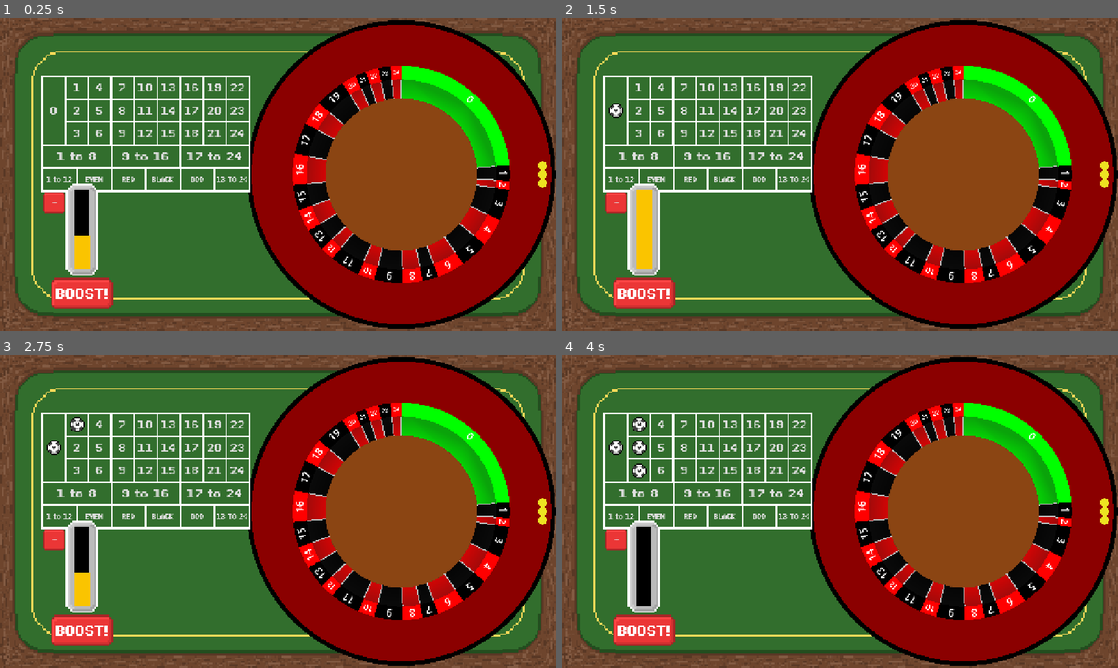
Above: before the commit, frames 1-4 (two rows, left to right).
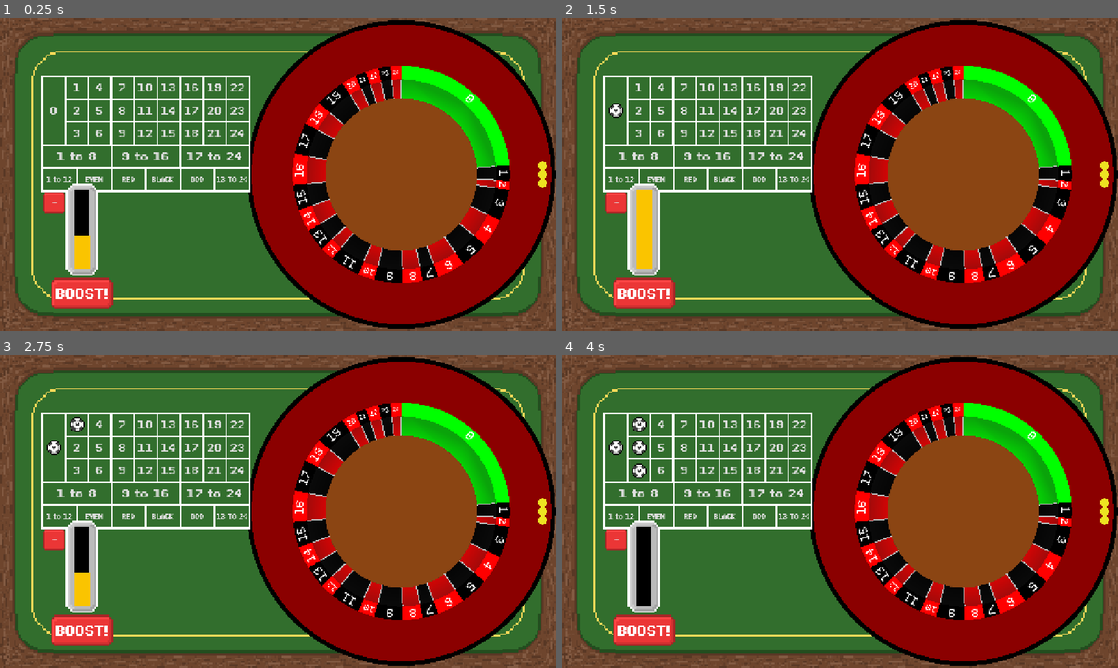
Above: after the commit, the same moments.

Repository: DuneRanger/Very-Serious-GameJam-2026
Game: Godot game, scene res://scenes/game/game_scene/game_scene.tscn
Two runs of this game, one before a commit and one after it. Both use one fixed random seed, a clock stepped at 60 frames per second and the inputs below. Sound files missing from this copy of the repository are replaced by a short silence.
Inputs:
- Up to frame 1 (0.25 s): no input
- Up to frame 2 (1.5 s): click "+" at 0.5 s; click "0" at 1.25 s
- Up to frame 3 (2.75 s): click "1" at 2 s
- Up to frame 4 (4 s): click "2" at 2.75 s; click "3" at 3.5 s

The runs differ from the first frame. In frame 1, 0.5% of the frame differs, in the area x 53-92%, y 16-84%; in frame 2, 0.5%; in frame 3, 0.5%; in frame 4, 0.5%.

Commit message:
Use pixel font for the roulette

Diff:
--- a/scenes/game/game_scene/roulette/roulette.gd
+++ b/scenes/game/game_scene/roulette/roulette.gd
@@ -11,7 +11,7 @@
 	return rot
 
 var cells : Array[RouletteCell] = []
-var default_font : Font = ThemeDB.fallback_font;
+var default_font : Font = load("res://assets/fonts/PixeloidMono.otf");
 
 const base_roulette_numbers : int = 24
 # (base_roulette_numbers + 1) includes the green 0
